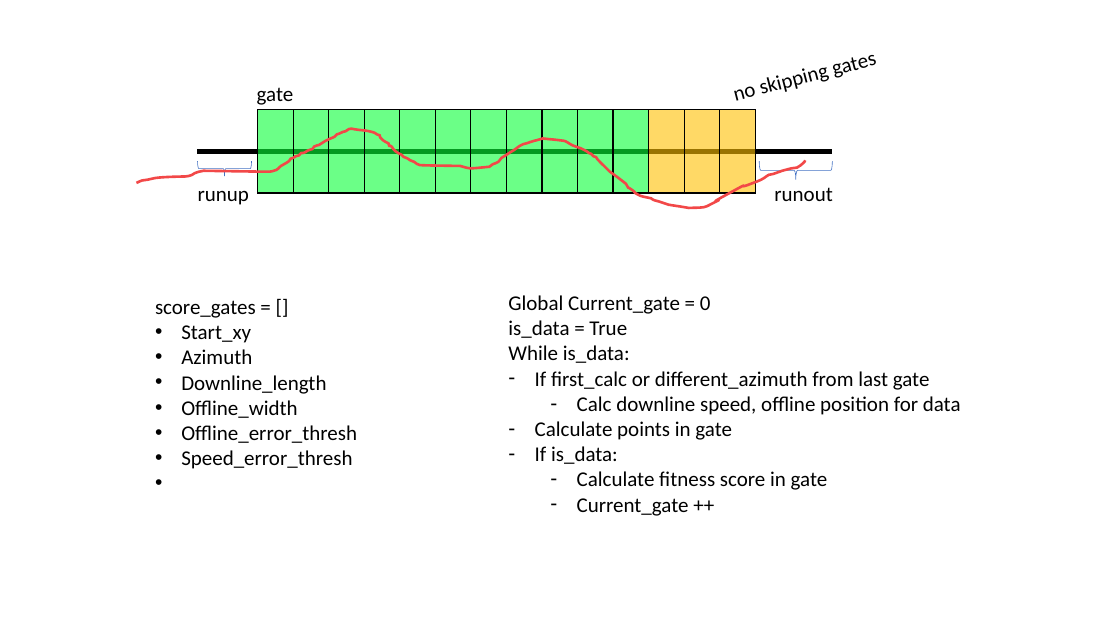
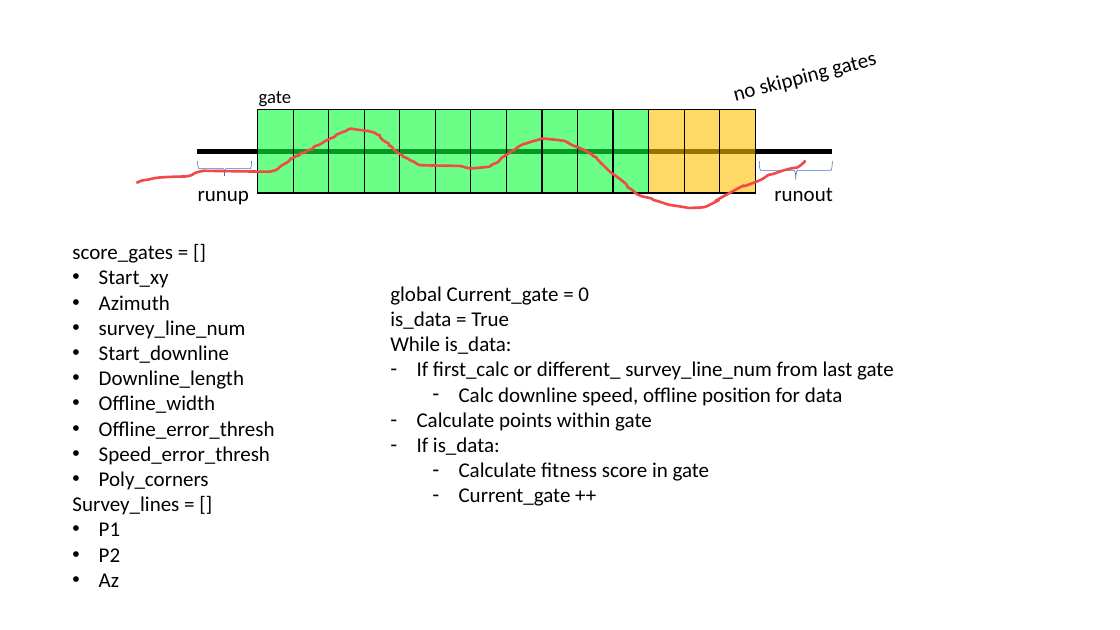
Before and after one commit to hokiespurs/asvap, a slide deck: slide 2 of doc/classes.pptx. Drawn at 1120x630 pixels with LibreOffice and Linux fonts; fonts in the diff are those of the drawing. Boxes give left, top, right and bottom in pixels: in the first picture for what was removed or moved away, otherwise in the second. Text is boxed around its words. In the diff, an @@ line names an element or a change of style, - is before the commit and + after.

```diff
--- a/doc/classes.pptx
+++ b/doc/classes.pptx
@@ text "gate" at box(259, 91, 291, 107): size 18 to 16 pt @@
@@ text "score_gates = []": place and size @@
-text "score_gates = []" at box(155, 300, 357, 469)
+text "score_gates = []" at box(72, 245, 275, 587)
@@ text "global Current_gate = 0": place and size @@
-text "global Current_gate = 0" at box(508, 295, 961, 516)
+text "global Current_gate = 0" at box(390, 286, 894, 506)
@@ text at box(390, 286, 589, 305): text changed @@
-Global Current_gate = 0
+global Current_gate = 0
@@ text at box(99, 320, 246, 363): paragraphs added @@
+• survey_line_num
+• Start_downline
@@ text at box(417, 361, 894, 380): text changed @@
-– If first_calc or different_azimuth from last gate
+– If first_calc or different_ survey_line_num from last gate
@@ text at box(417, 412, 652, 431): text changed @@
-– Calculate points in gate
+– Calculate points within gate
@@ text at box(72, 471, 209, 587): paragraphs added @@
+• Poly_corners
+Survey_lines = []
+• P1
+• P2
+• Az
```
Also in this commit, not shown: 7 other files.
